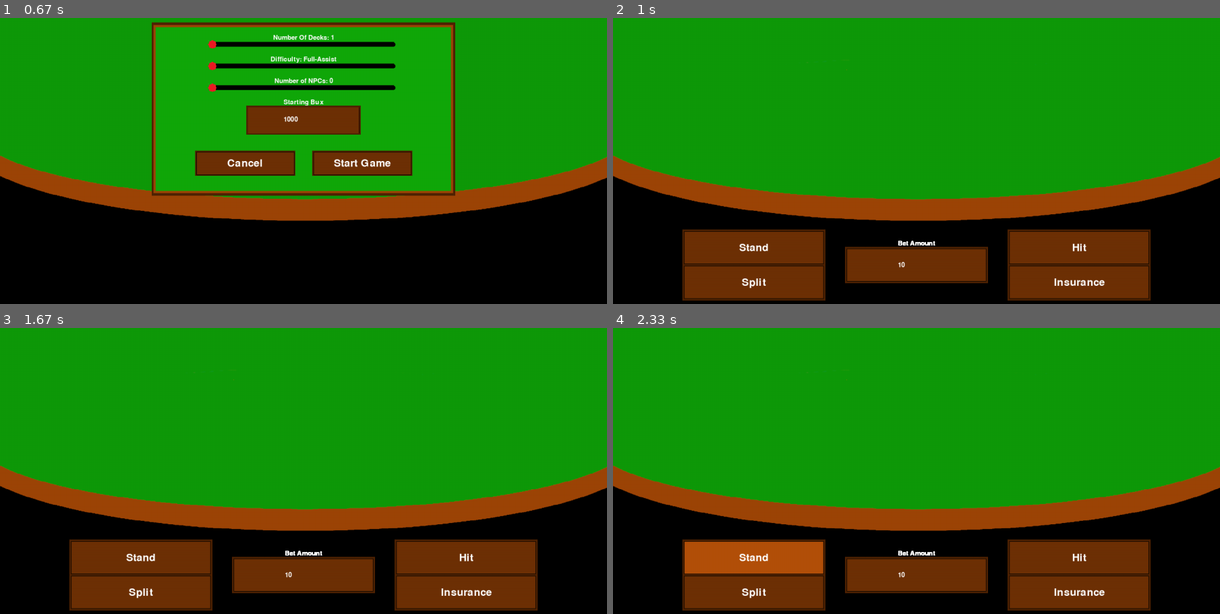
Above: before the commit, frames 1-4 (two rows, left to right).
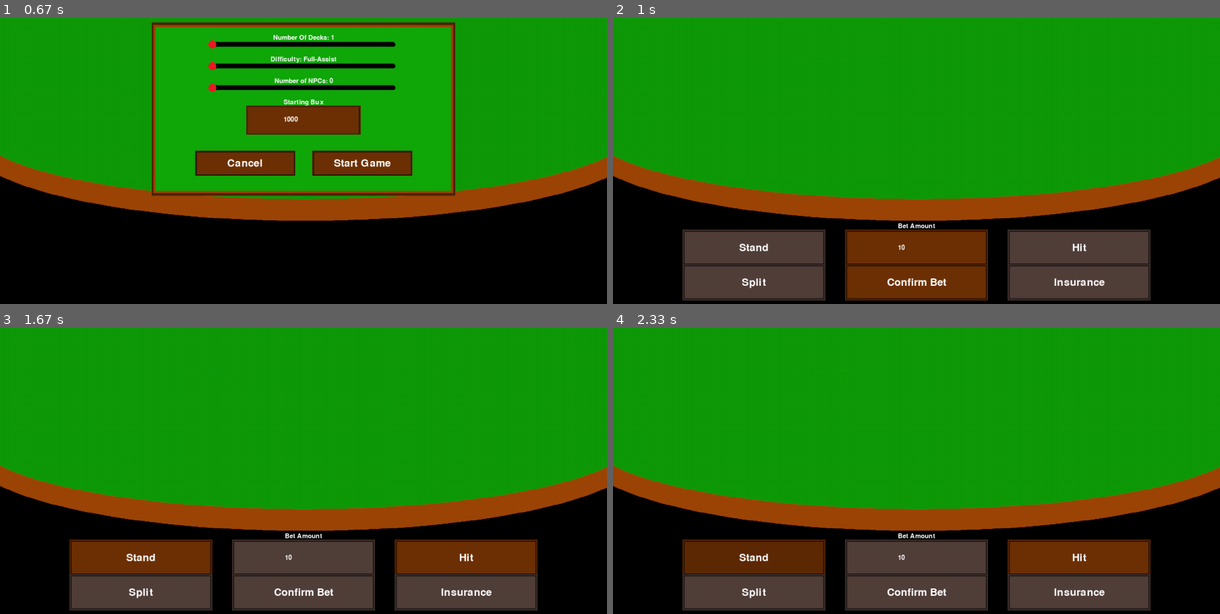
Above: after the commit, the same moments.

Repository: CDonners/None-Exam-Assessment-2026-AQA
Game: pygame game, started from bankrollBust/main.py
The game is run twice, just before and just after one commit, with the same random seed, the same clock (stepped at 60 frames per second) and the same inputs.
Inputs (mouse positions are in pixels of both pictures, inside the frame that each line leads up to):
- Up to frame 1 (0.67 s): press the mouse at (303, 43) at 0.37 s; move the mouse to (309, 135) at 0.47 s; release the mouse at (321, 223) at 0.6 s
- Up to frame 2 (1 s): click "Start Game" at 0.78 s
- Up to frame 3 (1.67 s): click (303, 591) at 1.08 s, where only the run after the commit has a clickable "Confirm Bet"
- Up to frame 4 (2.33 s): click "Stand" at 1.92 s

Frame 1 is identical in both runs. In frame 2, 15% of the frame differs, in the area x 11-89%, y 71-99%; in frame 3, 12%; in frame 4, 14%.

Commit message:
HELP HELP ME PLEASSE

Diff:
--- a/bankrollBust/gameLogic.py
+++ b/bankrollBust/gameLogic.py
@@ -59,6 +59,7 @@
 class playGame():
     def __init__(self, noOfDecks: int, difficulty: str, noOfNPCs:int, startingBux: int):
         global deckInstance
+        self.startingBux = startingBux
         self.user = player(startingBux) # Creating the player object
         self.NPCs = [] # Preparing to make the NPCs
         self.roundStarted = False
--- a/bankrollBust/main.py
+++ b/bankrollBust/main.py
@@ -18,40 +18,113 @@
 settingsButton = button(screen,(centreX,500), "Settings")
 quitButton = button(screen, (centreX,600), "Quit")
 # Game Button Setup
-hitButton = button(screen, (centreX+375, 770), "Hit", interactable=True)
-standButton = button(screen, (centreX-375, 770), "Stand", interactable=True)
-splitButton = button(screen, (centreX-375, 850), "Split", interactable=True)
-insuranceButton = button(screen, (centreX+375, 850), "Insurance", interactable=True)
+hitButton = button(screen, (centreX+375, 770), "Hit", interactable=False)
+standButton = button(screen, (centreX-375, 770), "Stand", interactable=False)
+splitButton = button(screen, (centreX-375, 850), "Split", interactable=False)
+insuranceButton = button(screen, (centreX+375, 850), "Insurance", interactable=False)
+ConfirmBetButton = button(screen, (centreX, 850), "Confirm Bet", interactable=False)
 
 def playingGame(game):
-    minBet = round((int(startingBux)/100)/5)*5 # Rounds the minimum bet to the nearest 5, so the minimum bet will always be 1% of the starting bux to the nearest 5
-    betAmountInputBox = inputBox(screen, (centreX, 810), "Bet Amount", "num", f"{minBet}", interactable=False)
-    while gameRunning:
+    # Creating the bet amount input box
+    minBet = round((int(game.startingBux)/100)/5)*5 # Rounds the minimum bet to the nearest 5, so the minimum bet will always be 1% of the starting bux to the nearest 5
+    betAmountInputBox = inputBox(screen, (centreX, 770), "Bet Amount", "num", f"{minBet}", interactable=False, minMax=[float(minBet), 1000*float(minBet)])
+    betAmount = None
+    # Game Status variables
+    gamePlayRunning = True
+    bettingPhase = True
+    # Gameplay loop
+    while gamePlayRunning:
         screen.blit(bg, (0,0)) # Set the screen as my background
-        for event in pygame.event.get(): #Checking for events
+        for event in pygame.event.get(): # Checking for events
             if event.type == pygame.QUIT: # If the user presses the X button, quit game
                 quit()
-            for player in game.players:
-                # For some reason this while loop crashes the bombaclat game
-                # Fuck my stupid chungus game
-                if player.name != "Player":
-                        betAmountInputBox.makeUninteractable
-                else:
-                    # Current go is player
-                    betAmountInputBox.makeInteractable() # Allow player to bet
-                while player.isBusted == False:
-                    hitButton.updateImage(event)
-                    standButton.updateImage(event)
-                    splitButton.updateImage(event)
-                    insuranceButton.updateImage(event)
-                    betAmount = betAmountInputBox.getInput(event)
-                    pygame.display.flip()
+            if bettingPhase:
+                print("Betting Phase")
+                hitButton.makeUninteractable()
+                standButton.makeUninteractable()
+                splitButton.makeUninteractable()
+                insuranceButton.makeUninteractable()
+                for player in game.players:
+                    print("Going through players for bet")
+                    if player.name == "Player":
+                        print("Player Found")
+                        # Betting Phase - Collect bet from player
+                        # Make betting buttons interactable
+                        print("Making buttons interactable")
+                        ConfirmBetButton.makeInteractable()
+                        betAmountInputBox.makeInteractable()
+                        # Draw the image for the rest of the buttons
+                        print("Drawing buttons")
+                        hitButton.updateImage(event)
+                        standButton.updateImage(event)
+                        splitButton.updateImage(event)
+                        insuranceButton.updateImage(event)
+                        # Have input box waiting for input
+                        print("Bet amount waiting for input")
+                        betAmount = betAmountInputBox.getInput(event)
+                        # Set max bet
+                        print("Setting max bet")
+                        betAmountInputBox.setMax(int(player.bustBux))
+                        # Detect if bet is confirmed
+                        print("Waiting for bet confirmation")
+                        if ConfirmBetButton.updateImage(event):
+                            print("Bet confirmed")
+                            bettingPhase = False  # Move to playing phase
+                    else:
+                        pass # NPC Decide bet
+            else:
+                # Playing Phase - Game is active
+                ConfirmBetButton.makeUninteractable()
+                betAmountInputBox.makeUninteractable()
+                ConfirmBetButton.updateImage(event)
+                print("Game round starting")
+                game.roundStarted = True
 
-        if game.roundStarted == False:
+            if game.roundStarted == True:
+                print("123 Game round started")
+                for player in game.players:
+                    print("Looping through player for action")
+                    if not player.isStood and not player.isBusted:
+                        print("Player not stood")
+                        if player.name == "Player": # Players turn
+                            print("Found player turn")
+                            # These will always be available for the player
+                            hitButton.makeInteractable()
+                            standButton.makeInteractable()
+                            # Checking if the condition for the special cases are met
+                            if len(player.hand) == 2:
+                                if player.hand[0].face == player.hand[1].face:
+                                    splitButton.makeInteractable()
+                                # Got to figure out how to handle dealer to check condition for insurance
+                            else:
+                                splitButton.makeUninteractable
+                                insuranceButton.makeUninteractable
+                            if hitButton.updateImage(event):
+                                print("Hit that thang")
+                                player.dealCard()
+                            if standButton.updateImage(event):
+                                player.stand()
+                            splitButton.updateImage(event)
+                            insuranceButton.updateImage(event)
+                    else:
+                        pass # NPC's turn
+        # Drawing all the buttons
+        hitButton.draw()
+        standButton.draw()
+        splitButton.draw()
+        insuranceButton.draw()
+        ConfirmBetButton.draw()
+        betAmountInputBox.draw()
+
+        # Initial deal happens once, after betting
+        if bettingPhase == False and game.roundStarted == False:
+            print("Dealing")
             game.initialDeal()
         game.updateImage()
+        pygame.display.flip()
 
 def newGameSettings():
+
     # Mini Window Setup
     miniWindowImage = pygame.image.load("bankrollBust/images/MiniMenu.png") # Loading the mini window image
     miniWindowRect = miniWindowImage.get_rect(center=(INITX/2, INITY/2)) # Dynamically centering the window
--- a/bankrollBust/pygameUtils/buttonUtils.py
+++ b/bankrollBust/pygameUtils/buttonUtils.py
@@ -164,7 +164,7 @@
                 self.mouseHeld = False # Sets held to false
 
 class inputBox(button):
-    def __init__(self, surface: pygame.Surface, centre: tuple, name: str, inputType: str , defaultValue:str, scale=1.0, interactable = True, minMax = ()):
+    def __init__(self, surface: pygame.Surface, centre: tuple, name: str, inputType: str , defaultValue:str, scale=1.0, interactable = True, minMax = []):
         # Variables
         self.surface = surface
         self.centre = centre
@@ -226,7 +226,9 @@
             return strToCheck.isalpha()
         elif self.inputType == "alphanum":
             return strToCheck.isalnum()
-#
+
+    def setMax(self, maxBet):
+        self.minMax[1] = maxBet
 
     def getInput(self, event):
         self.draw() # Draws the rects
